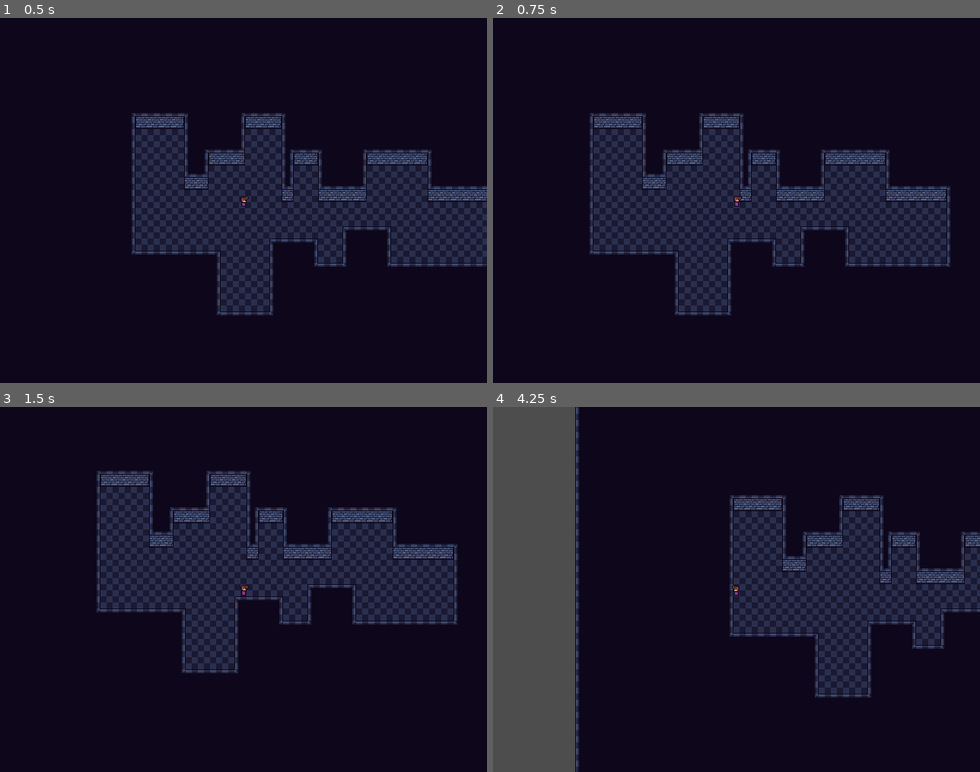
Above: before the commit, frames 1-4 (two rows, left to right).
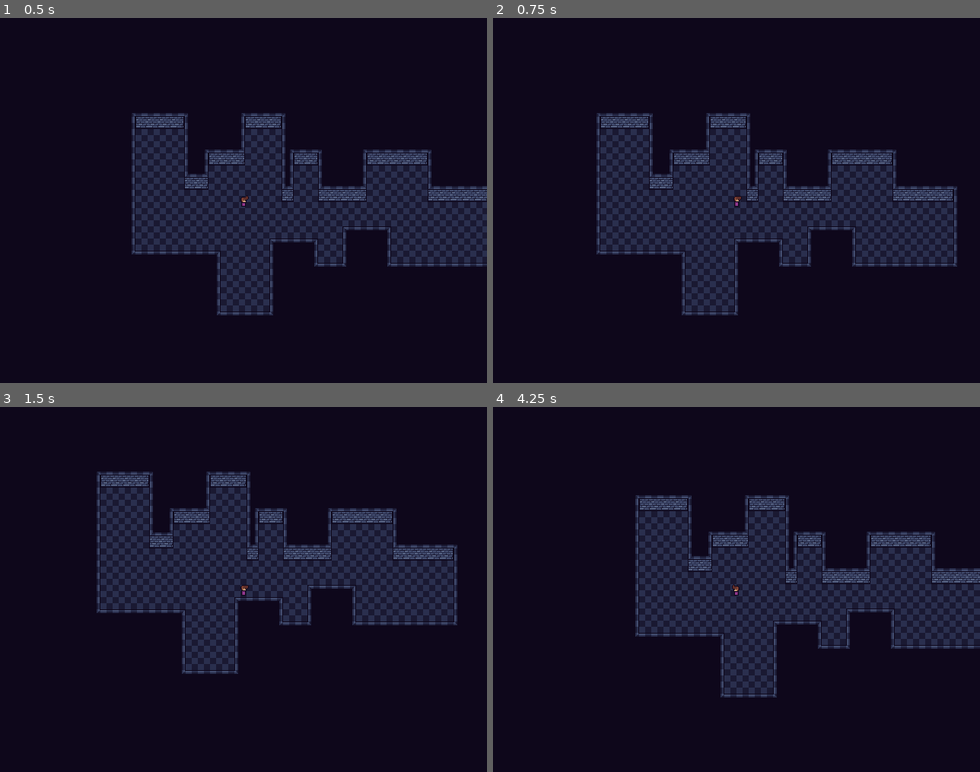
Above: after the commit, the same moments.

Repository: subnitrates/Project-Godot-Wild
Game: Godot game, scene res://scenes/test.tscn
The game is run twice, just before and just after one commit, with the same random seed, the same clock (stepped at 60 frames per second) and the same inputs. The project has no main scene, so this scene is started directly.
Inputs:
- Up to frame 1 (0.5 s): no input
- Up to frame 2 (0.75 s): tap Enter at 0.5 s; hold D (move_right) from 0.53 s (still down)
- Up to frame 3 (1.5 s): tap Space at 1.25 s; release D (move_right) at 1.28 s; hold S (move_down) from 1.28 s (still down)
- Up to frame 4 (4.25 s): tap Enter at 2, 3.5 s; release S (move_down) at 2.03 s; hold D (move_right) 2.03-2.78 s; tap Space at 2.75 s; hold W (move_up) 2.78-3.53 s; hold A (move_left) from 3.53 s (still down)

Frame 1 is identical in both runs. In frame 2, 19% of the frame differs, in the area x 19-96%, y 26-82%; in frame 3, 4.6%; in frame 4, 32%, in the area x 0-100%, y 0-100%.

Commit message:
speed move change

Diff:
--- a/Player/Player.gd
+++ b/Player/Player.gd
@@ -21,4 +21,3 @@
 
 	current_state = new_state_instance
 	current_state.player = self
-	current_state.enter
--- a/Player/States/MoveState.gd
+++ b/Player/States/MoveState.gd
@@ -1,7 +1,7 @@
 class_name PlayerMoveState
 extends PlayerState
 
-const SPEED: float = 400.0
+const SPEED: float = 200.0
 
 func enter():
 	if player.animated_sprite_2d:
